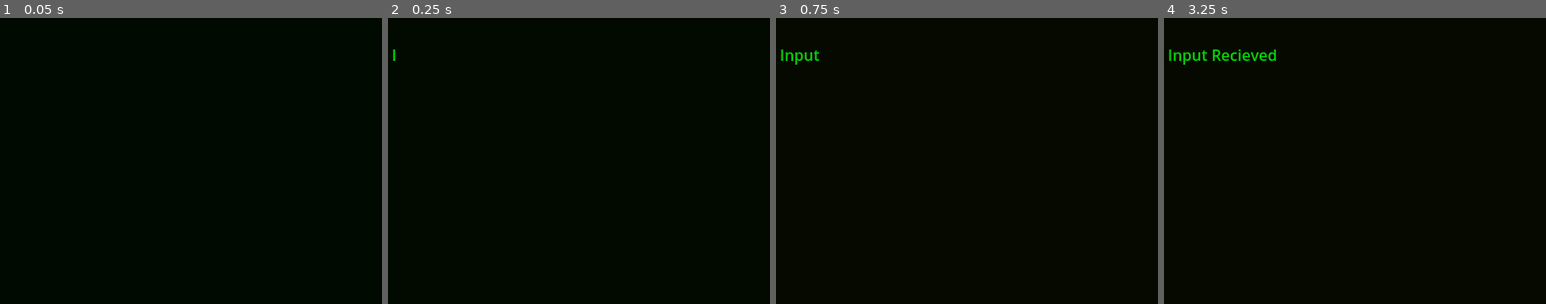
Above: before the commit, frames 1-4 (left to right).
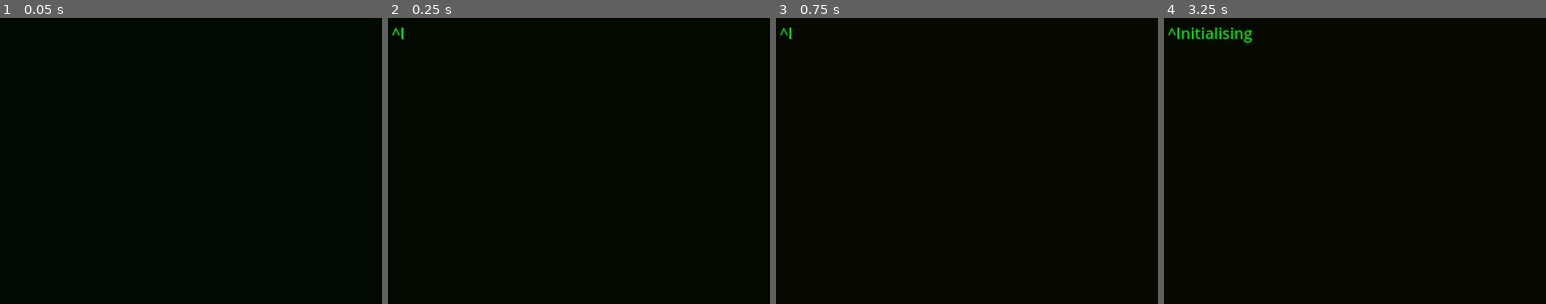
Above: after the commit, the same moments.

Repository: MASTRIO/TheImprobabilityProject
Game: Godot game, scene res://world.tscn
Same seed, same stepped clock (60 frames per second), same inputs: the game is played once before the commit and once after it.
Inputs:
- Up to frame 1 (0.05 s): no input
- Up to frame 2 (0.25 s): no input
- Up to frame 3 (0.75 s): tap Enter at 0.5 s
- Up to frame 4 (3.25 s): tap Space at 1.25, 2.75 s; tap Enter at 2 s
The pictures show only the part of the screen within x 0-50%, y 0-50%; the shares and areas given below are measured in that part.

Frame 1 is identical in both runs. In frame 2, less than 0.1% of the frame differs, in the area x 1-4%, y 3-15%; in frame 3, 0.2%; in frame 4, 1.0%, in the area x 1-30%, y 3-17%.

Commit message:
idk I'm bored
my name is skyler white yo.
my husband is walter white yo.

Diff:
--- a/scripts/global/global.gd
+++ b/scripts/global/global.gd
@@ -8,4 +8,4 @@
 	I_AM_ME,
 	I_DONT_KNOW
 }
-var current_story_stage = STORY_STAGE.I_DONT_KNOW
+var current_story_stage = STORY_STAGE.BEFORE_TEST
--- a/scripts/the_test.gd
+++ b/scripts/the_test.gd
@@ -39,7 +39,7 @@
 		screen_text.add_text_to_buffer("Who are you.")
 
 		await screen_text.text_buffer_empty
-		options.show_options("I am me", "I don't know")
+		options.show_options("My name is Skyler White yo", "I don't know")
 	elif Global.current_story_stage == Global.STORY_STAGE.I_AM_ME:
 		screen_text.add_text_to_buffer("")
 		screen_text.add_text_to_buffer("Input Recieved")
--- a/world.tscn
+++ b/world.tscn
@@ -2,18 +2,17 @@
 
 [ext_resource type="PackedScene" uid="uid://d26uetr45a7om" path="res://ui/the_test.tscn" id="1_l2f73"]
 
-[sub_resource type="ProceduralSkyMaterial" id="ProceduralSkyMaterial_topc0"]
-sky_horizon_color = Color(0.64625, 0.65575, 0.67075, 1)
-ground_horizon_color = Color(0.64625, 0.65575, 0.67075, 1)
+[sub_resource type="ProceduralSkyMaterial" id="ProceduralSkyMaterial_0oyg1"]
 
-[sub_resource type="Sky" id="Sky_o8iva"]
-sky_material = SubResource("ProceduralSkyMaterial_topc0")
+[sub_resource type="Sky" id="Sky_wju2e"]
+sky_material = SubResource("ProceduralSkyMaterial_0oyg1")
 
 [sub_resource type="Environment" id="Environment_xdk5x"]
 background_mode = 2
-sky = SubResource("Sky_o8iva")
+sky = SubResource("Sky_wju2e")
 tonemap_mode = 2
 glow_enabled = true
+glow_bloom = 0.21
 
 [sub_resource type="BoxMesh" id="BoxMesh_lakk7"]
 
@@ -29,8 +28,9 @@
 environment = SubResource("Environment_xdk5x")
 
 [node name="DirectionalLight3d" type="DirectionalLight3D" parent="."]
-transform = Transform3D(-0.866023, -0.433016, 0.250001, 0, 0.499998, 0.866027, -0.500003, 0.749999, -0.43301, 0, 0, 0)
+transform = Transform3D(-0.877861, -0.418345, -0.233125, -0.440901, 0.896029, 0.052336, 0.186993, 0.148729, -0.971037, 0, 0, 0)
 shadow_enabled = true
+directional_shadow_mode = 0
 
 [node name="ComputerIGuess" type="MeshInstance3D" parent="."]
 transform = Transform3D(0.45973, 0, 0, 0, 0.504237, 0, 0, 0, 0.392418, 0, 0, 0)
